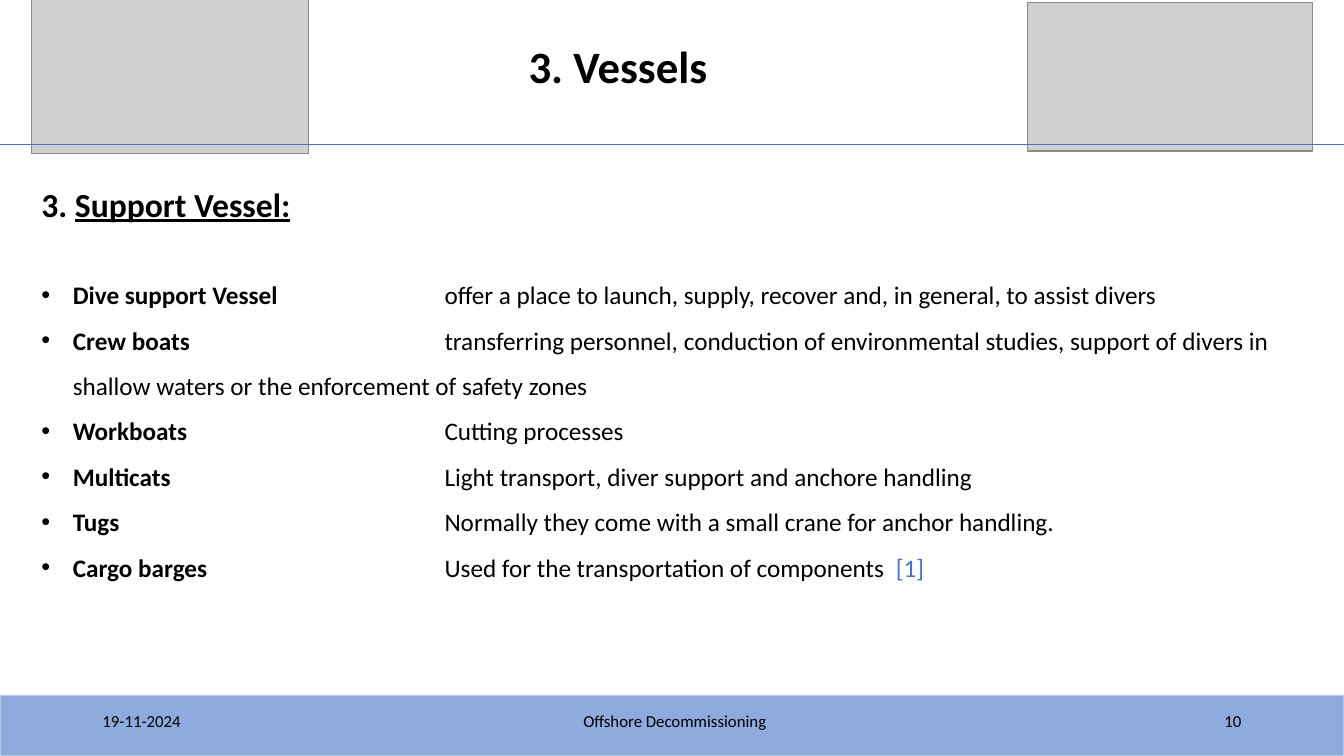
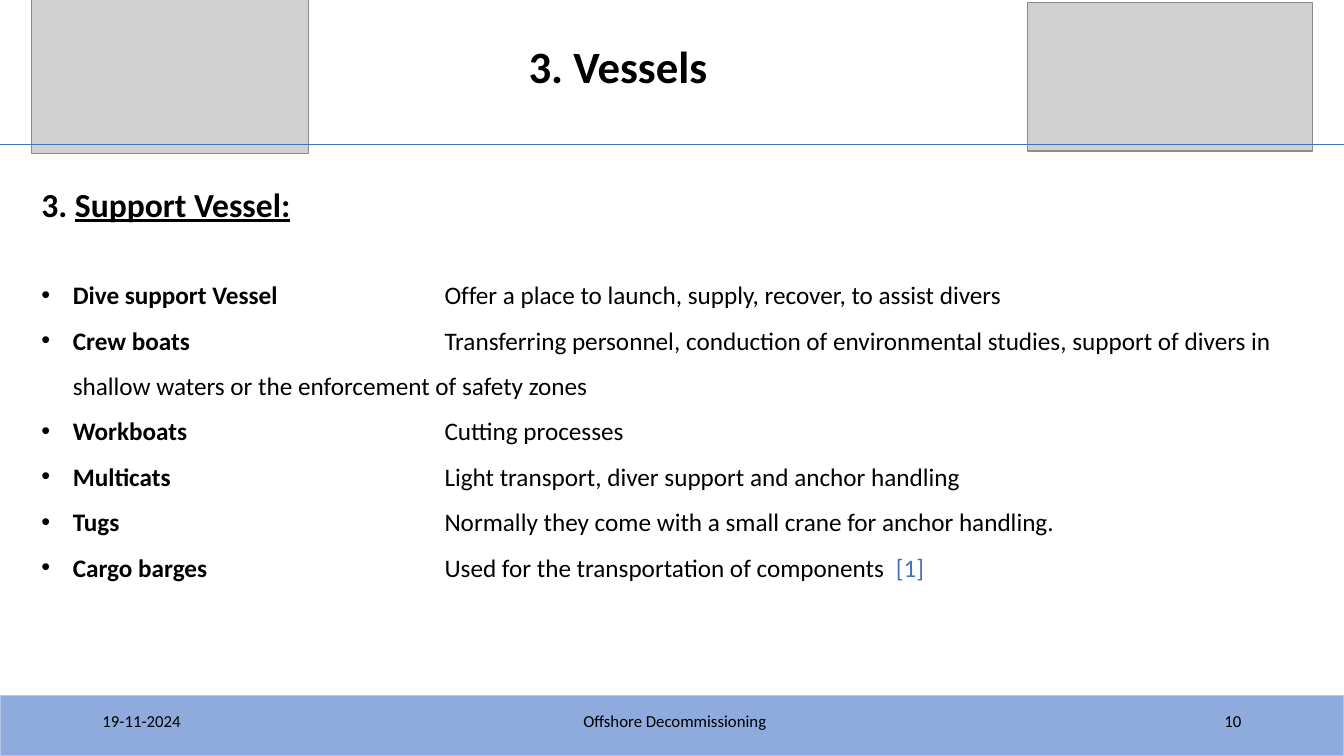
Before and after one commit to KSoni1505/Fraunhofer_IWES_Interview_Task_Offshore-Decommissioning, a slide deck: slide 10 of IWES/IWES_Task.pptx. Drawn at 1344x756 pixels with LibreOffice and Linux fonts; fonts in the diff are those of the drawing; grey boxes stand for pictures. Boxes give left, top, right and bottom in pixels: in the first picture for what was removed or moved away, otherwise in the second. Text is boxed around its words. In the diff, an @@ line names an element or a change of style, - is before the commit and + after.

Commit message:
Update

```diff
--- a/IWES/IWES_Task.pptx
+++ b/IWES/IWES_Task.pptx
@@ text at box(73, 286, 1270, 399): text changed @@
-• Dive support Vessel offer a place to launch, supply, recover and, in general, to assist divers
-• Crew boats transferring personnel, conduction of environmental studies, support of divers in shallow waters or the enforcement of safety zones
+• Dive support Vessel Offer a place to launch, supply, recover, to assist divers
+• Crew boats Transferring personnel, conduction of environmental studies, support of divers in shallow waters or the enforcement of safety zones
@@ text at box(73, 468, 959, 491): text changed @@
-• Multicats Light transport, diver support and anchore handling
+• Multicats Light transport, diver support and anchor handling
```
Also in this commit, not shown: 4 other slides changed.
